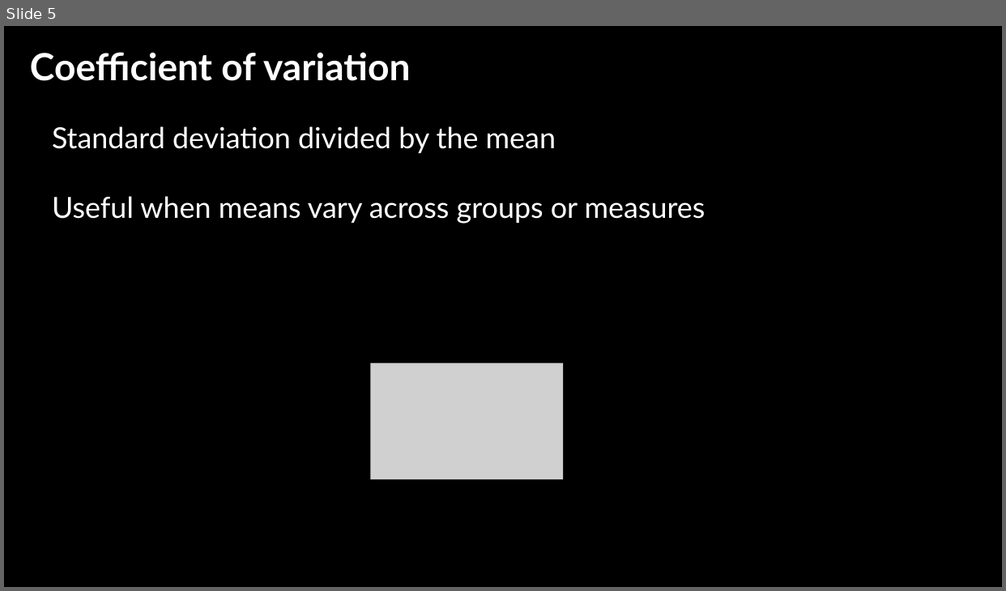
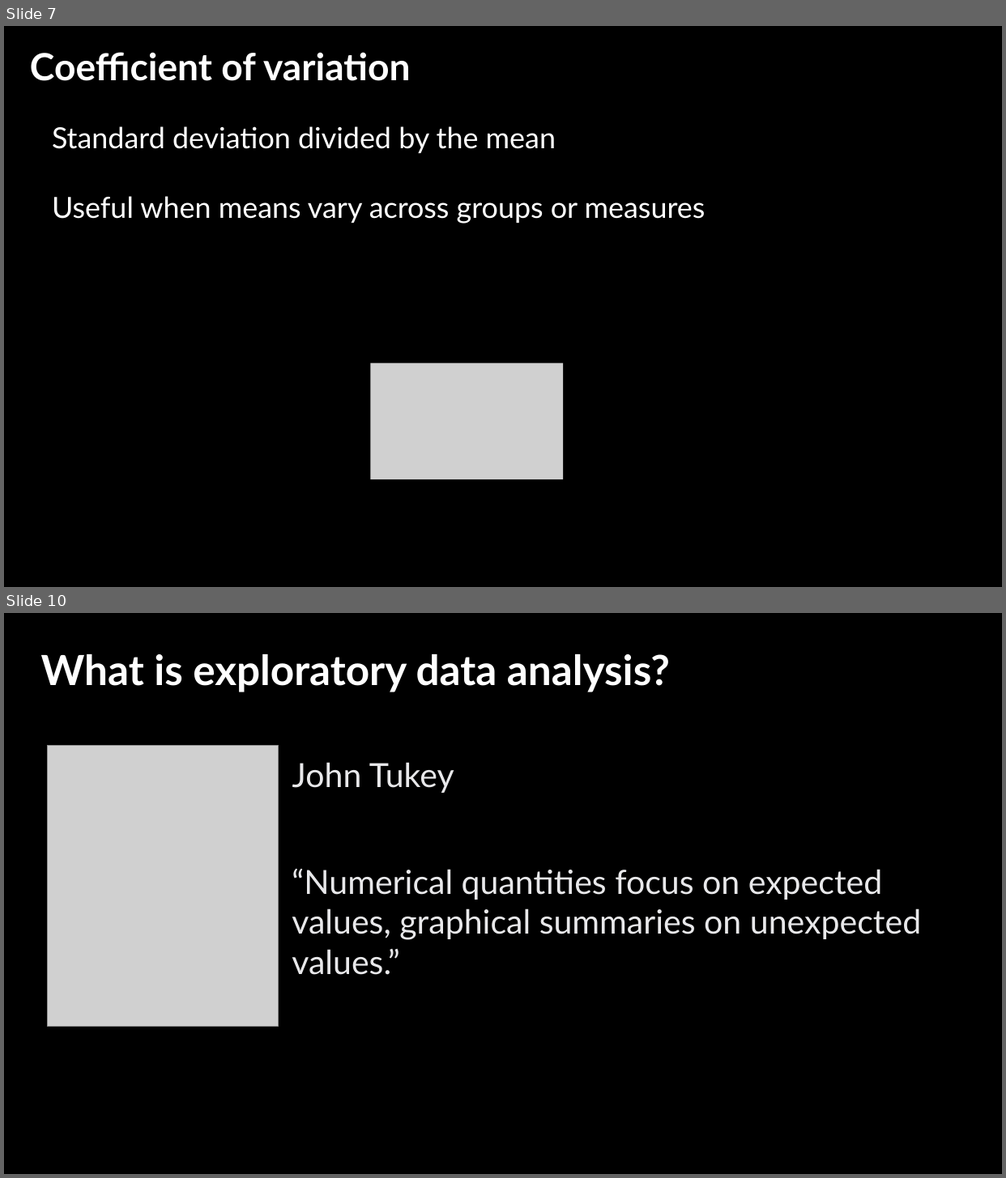
Before and after one commit to jshannon75/geog4300, a slide deck: in_class_slides/previous year slides/geog4300_W04-1 Classification and descriptive stats.pptx. Shown one above the other, each under a label of ours: slide 5 before the commit, slides 7 and 10 after it; the slides between them are not shown. The pictures are 1006x591 and 1006x1178 pixels, drawn with LibreOffice and Linux fonts; fonts in the diff are those of the drawing; grey boxes stand for pictures; background and template pictures are left out. Boxes give left, top, right and bottom in pixels: in the first picture for what was removed or moved away, otherwise in the second. Text is boxed around its words. In the diff, an @@ line names an element or a change of style, - is before the commit and + after.

```diff
--- a/in_class_slides/previous year slides/geog4300_W04-1 Classification and descriptive stats.pptx
+++ b/in_class_slides/previous year slides/geog4300_W04-1 Classification and descriptive stats.pptx
@@ slide 10 added at box(4, 613, 1002, 1174), background picture (left out) @@
@@ text added at box(41, 654, 670, 692), 40 pt, text #FFFFFF, bold @@
+What is exploratory data analysis?
@@ picture added at box(48, 746, 278, 1026) @@
@@ text added at box(292, 762, 454, 793), 32 pt, text #E8E8EA @@
+John Tukey
@@ text added at box(292, 868, 921, 975), 32 pt, text #E8E8EA @@
+“Numerical quantities focus on expected values, graphical summaries on unexpected values.”
@@ what was slide 5 is now slide 7 @@
```
Also in this commit, not shown: 3 slides changed, 4 other slides added, 4 slides removed, 6 other files.
